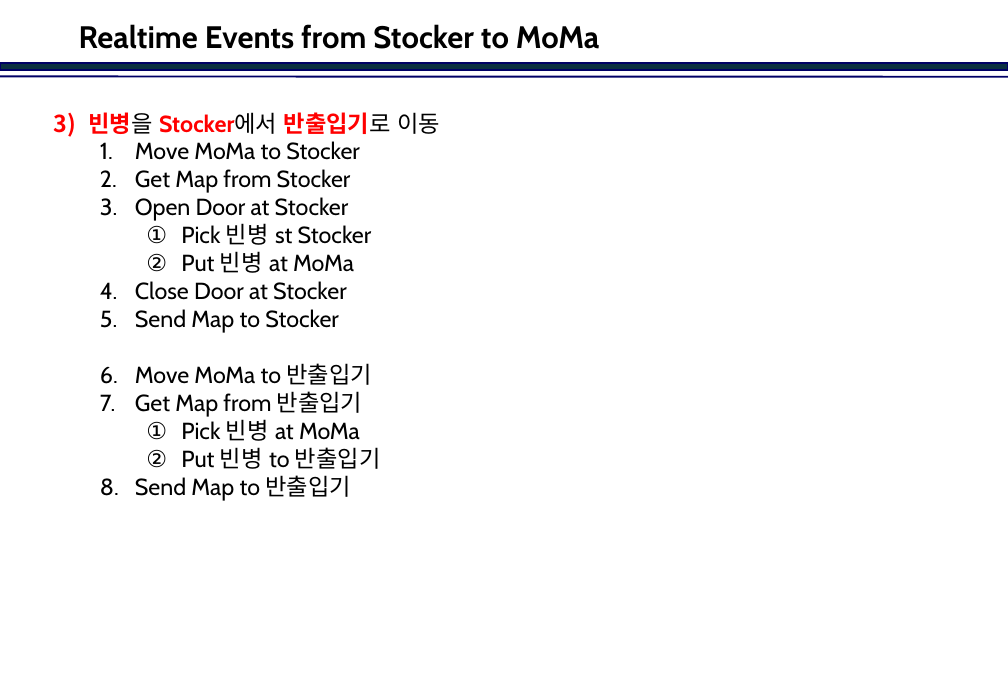
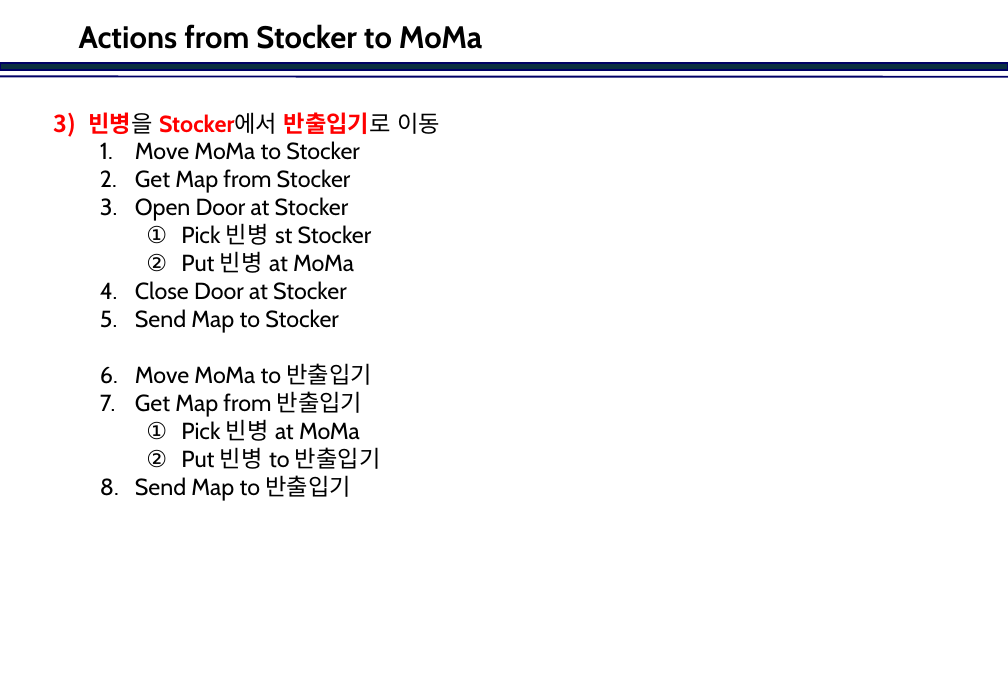
Before and after one commit to jinkabpark/SamickThk_Analysis, a slide deck: slide 21 of 허종원/Travel Scenario.pptx. Drawn at 1008x698 pixels with LibreOffice and Linux fonts; fonts in the diff are those of the drawing; background and template pictures are left out. Boxes give left, top, right and bottom in pixels: in the first picture for what was removed or moved away, otherwise in the second. Text is boxed around its words. In the diff, an @@ line names an element or a change of style, - is before the commit and + after.

```diff
--- a/허종원/Travel Scenario.pptx
+++ b/허종원/Travel Scenario.pptx
@@ title at (x1=79, y1=24, x2=482, y2=49): text changed @@
-Realtime Events from Stocker to MoMa
+Actions from Stocker to MoMa
```
Also in this commit, not shown: 9 other slides changed.
